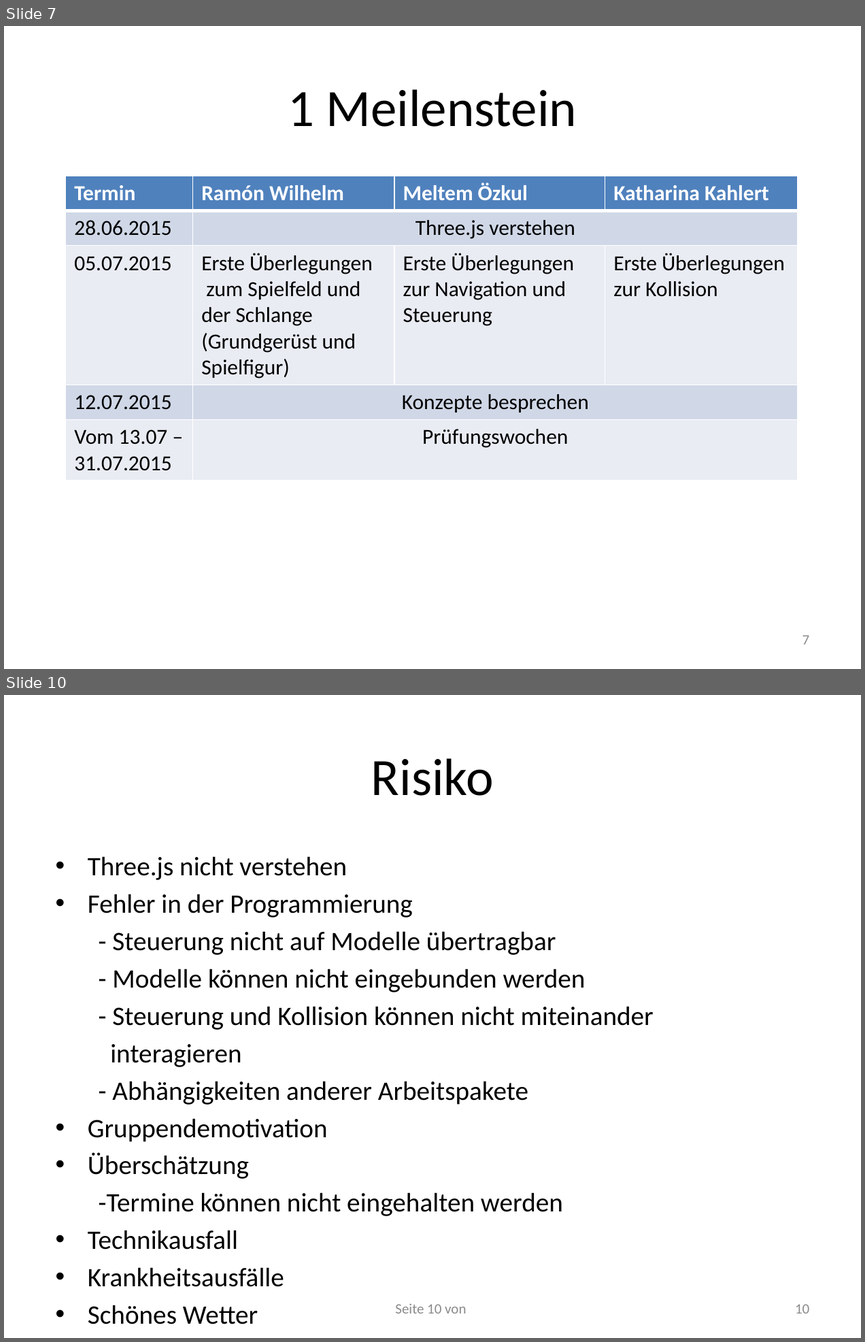
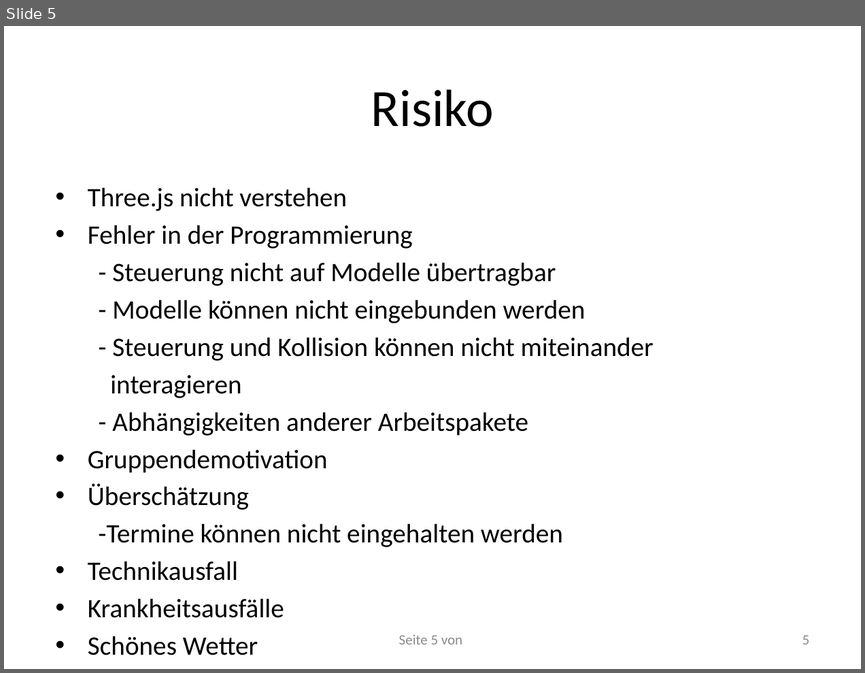
Before and after one commit to RamoramaInteractive/GDV-Projekt, a slide deck: Planungspraesentation-Mitte Juni/Planungspräsentation VálaKathi. 1.pptx. Shown one above the other, each under a label of ours: slides 7 and 10 before the commit, slide 5 after it; the slides between them are not shown. The pictures are 865x1342 and 865x673 pixels, drawn with LibreOffice and Linux fonts; fonts in the diff are those of the drawing. Boxes give left, top, right and bottom in pixels: in the first picture for what was removed or moved away, otherwise in the second. Text is boxed around its words. In the diff, an @@ line names an element or a change of style, - is before the commit and + after.

```diff
--- a/Planungspraesentation-Mitte Juni/Planungspräsentation VálaKathi. 1.pptx
+++ b/Planungspraesentation-Mitte Juni/Planungspräsentation VálaKathi. 1.pptx
@@ slide 7 removed at (x1=4, y1=26, x2=861, y2=669), background #FFFFFF @@
@@ title removed at (x1=288, y1=89, x2=577, y2=127) @@
-1 Meilenstein
@@ table removed at (x1=66, y1=176, x2=798, y2=478), 5 rows, 4 columns @@
-Termin | Ramón Wilhelm | Meltem Özkul | Katharina Kahlert
-28.06.2015 | Three.js verstehen |  | 
-05.07.2015 | Erste Überlegungen / zum Spielfeld und der Schlange (Grundgerüst und Spielfigur) | Erste Überlegungen zur Navigation und Steuerung | Erste Überlegungen zur Kollision
-12.07.2015 | Konzepte besprechen |  | 
-Vom 13.07 – 31.07.2015 | Prüfungswochen |  | 
@@ page number removed at (x1=802, y1=635, x2=810, y2=644) @@
-7
@@ what was slide 10 is now slide 5 @@
@@ page number at (x1=399, y1=635, x2=462, y2=644): text changed @@
-Seite 10 von
+Seite 5 von
@@ page number at (x1=802, y1=635, x2=810, y2=644): text changed @@
-10
+5
```
Also in this commit, not shown: 1 slide changed, 4 other slides removed.
